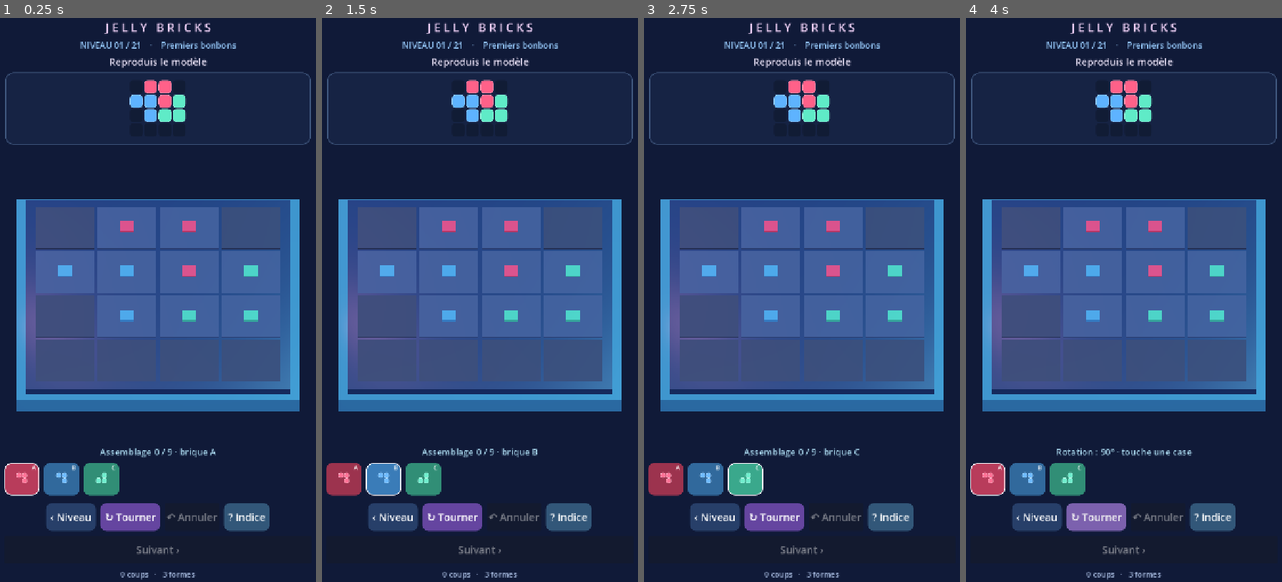
Above: before the commit, frames 1-4 (left to right).
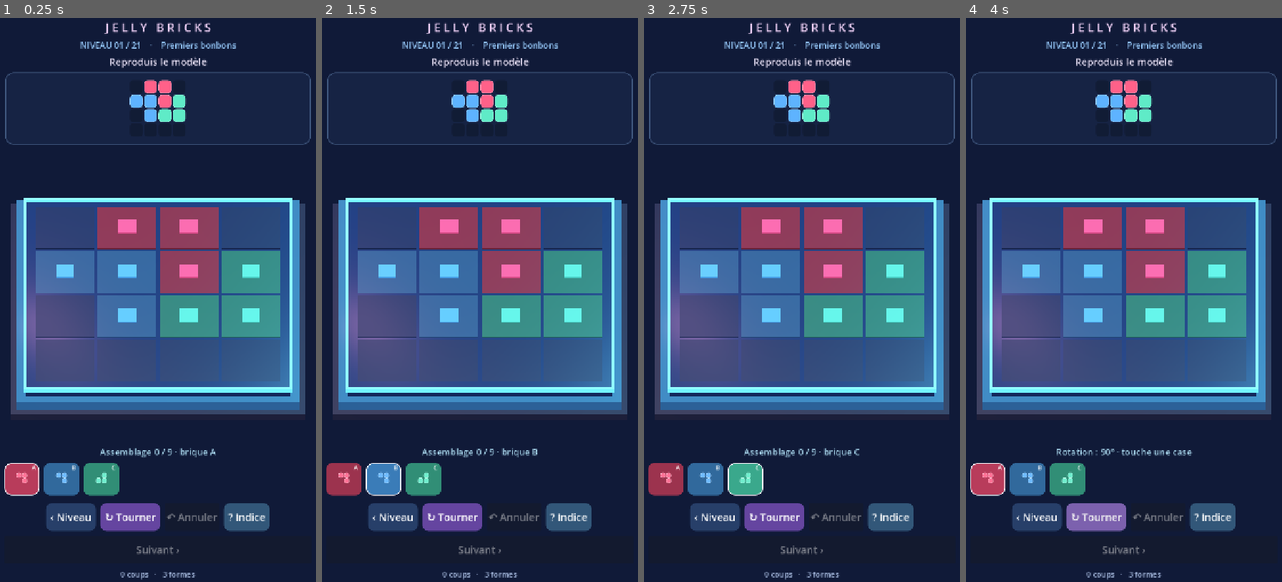
Above: after the commit, the same moments.

Repository: dbrckk/Jelly-bricks
Game: Godot game, scene res://scenes/main.tscn
Same seed, same stepped clock (60 frames per second), same inputs: the game is played once before the commit and once after it.
Inputs (mouse positions are in pixels of both pictures, inside the frame that each line leads up to):
- Up to frame 1 (0.25 s): no input
- Up to frame 2 (1.5 s): click (344, 480) at 0.52 s; click (385, 480) at 1.27 s
- Up to frame 3 (2.75 s): click (745, 480) at 2.02 s
- Up to frame 4 (4 s): click "‹ Niveau" at 2.75 s; click "↻ Tourner" at 3.5 s

The runs differ from the first frame. In frame 1, 14% of the frame differs, in the area x 3-97%, y 31-71%; in frame 2, 14%; in frame 3, 14%; in frame 4, 14%.

Commit message:
feat(native): layered luminous board, reusable GPU stage assets and truthful puzzle previews

Diff:
--- a/native-godot/scripts/game_root.gd
+++ b/native-godot/scripts/game_root.gd
@@ -47,6 +47,7 @@
 var touch_started_on_board: bool = false
 var mouse_started_on_board: bool = false
 var shape_mesh_cache: Dictionary = {}
+var stage_resource_cache: Dictionary = {}
 
 func _ready() -> void:
     _read_levels()
@@ -328,16 +329,27 @@
             box.mouse_filter = Control.MOUSE_FILTER_IGNORE
             model_grid.add_child(box)
 
-func _box_mesh(dimensions: Vector3, tint: Color, roughness: float = 0.55) -> MeshInstance3D:
+## Repeated floor tiles use shared GPU resources, not one material and
+## mesh allocation for every board square on every stage transition.
+func _box_mesh(dimensions: Vector3, tint: Color,
+        roughness: float = 0.55, glow: float = 0.0) -> MeshInstance3D:
     var item := MeshInstance3D.new()
-    var geometry := BoxMesh.new()
-    geometry.size = dimensions
-    item.mesh = geometry
-    var material := StandardMaterial3D.new()
-    material.albedo_color = tint
-    material.metallic = 0.15
-    material.roughness = roughness
-    item.material_override = material
+    var key := str(dimensions) + ":" + tint.to_html() + ":" + str(roughness) + ":" + str(glow)
+    if not stage_resource_cache.has(key):
+        var geometry := BoxMesh.new()
+        geometry.size = dimensions
+        var material := StandardMaterial3D.new()
+        material.albedo_color = tint
+        material.metallic = 0.15
+        material.roughness = roughness
+        if glow > 0.0:
+            material.emission_enabled = true
+            material.emission = tint
+            material.emission_energy_multiplier = glow
+        stage_resource_cache[key] = {"mesh": geometry, "material": material}
+    var cached: Dictionary = stage_resource_cache[key]
+    item.mesh = cached["mesh"]
+    item.material_override = cached["material"]
     return item
 
 func _build_stage() -> void:
@@ -346,28 +358,49 @@
     for child in ghost.get_children():
         ghost.remove_child(child)
         child.queue_free()
-    var rim := _box_mesh(Vector3(size + 0.55, 0.25, size + 0.55),
-        Color("#285878"), .17)
-    rim.position.y = -0.22
+    # Layered floating candy-board silhouette. All trim is static and shared,
+    # avoiding post-processing, extra shaders and real-time shadows on mobile.
+    var foot := _box_mesh(Vector3(size + .76, .14, size + .76),
+        Color("#080f26"), .72)
+    foot.position.y = -.38
+    board.add_child(foot)
+    var rim := _box_mesh(Vector3(size + .55, .22, size + .55),
+        Color("#295270"), .18)
+    rim.position.y = -.24
     board.add_child(rim)
-    var platform := _box_mesh(Vector3(size + .28, .25, size + .28),
-        Color("#112443"), .48)
-    platform.position.y = -0.12
+    var platform := _box_mesh(Vector3(size + .28, .21, size + .28),
+        Color("#112443"), .43)
+    platform.position.y = -.115
     board.add_child(platform)
+    # Thin four-sided soft glow separates the board from the dark scene.
+    var trim_color := Color("#51d6ee")
+    for side in [-1.0, 1.0]:
+        var long_rail := _box_mesh(Vector3(size + .34, .065, .054),
+            trim_color, .12, .60)
+        long_rail.position = Vector3(0, .002, side * (float(size) * .5 + .14))
+        board.add_child(long_rail)
+        var short_rail := _box_mesh(Vector3(.054, .065, size + .34),
+            trim_color, .12, .60)
+        short_rail.position = Vector3(side * (float(size) * .5 + .14), .002, 0)
+        board.add_child(short_rail)
+    # Each empty target has a saturated but deliberately dim candy tint,
+    # so the reference remains readable before and after placement.
     for r in range(size):
         for c in range(size):
-            var square := _box_mesh(Vector3(.935, .016, .935),
-                Color("#182b4b") if wanted.has(Vector2i(r,c)) else Color("#101e37"), .82)
+            var at := Vector2i(r, c)
+            var target_color := Color("#101e37")
+            if wanted.has(at):
+                target_color = Color(PALETTE[wanted[at]]).darkened(.68)
+            var square := _box_mesh(Vector3(.936, .016, .936),
+                target_color, .55)
             square.position = Vector3(c + .5 - size / 2.0,
                 .022, r + .5 - size / 2.0)
             board.add_child(square)
-    for r in range(size):
-        for c in range(size):
-            if wanted.has(Vector2i(r, c)):
-                var marker := _box_mesh(Vector3(.23, .028, .23),
-                    Color(PALETTE[wanted[Vector2i(r, c)]]).darkened(.42), .30)
+            if wanted.has(at):
+                var marker := _box_mesh(Vector3(.29, .029, .29),
+                    Color(PALETTE[wanted[at]]).darkened(.24), .27)
                 marker.position = Vector3(c + .5 - size / 2.0,
-                    .046, r + .5 - size / 2.0)
+                    .047, r + .5 - size / 2.0)
                 board.add_child(marker)
     _rebuild_placements()
     _draw_preview(Vector2i(-10, -10))
@@ -406,7 +439,7 @@
     material.set_shader_parameter("gel_opacity", 0.40 if preview else 0.94)
     if preview:
         material.set_shader_parameter("candy_tint",
-            Color("#76ffd4") if _can_place(id, placement, turns) else Color("#ff6a9a"))
+            _preview_tint(id, placement, turns))
         shape.position.y = .48
     mesh.material_override = material
     shape.add_child(mesh)
@@ -439,6 +472,23 @@
             return false
     return true
 
+## A geometric fit is not necessarily a match with the reference.
+## Keep wrong moves possible as a puzzle mechanic, but never mark them green.
+func _matches_model(id: String, pos: Vector2i, turns: int) -> bool:
+    if not _can_place(id, pos, turns):
+        return false
+    for cell in _rotate_cells(pieces[id], turns):
+        if wanted.get(pos + cell, "") != id:
+            return false
+    return true
+
+func _preview_tint(id: String, pos: Vector2i, turns: int) -> Color:
+    if not _can_place(id, pos, turns):
+        return Color("#ff537e") # invalid geometry: rose
+    if _matches_model(id, pos, turns):
+        return Color("#76ffd4") # fully correct: mint
+    return Color("#ffc46a") # possible but not matching: amber
+
 ## Release and preview must use exactly the same magnetic snap rules.
 func _snap_placement(id: String, position: Vector2i, turns: int) -> Vector2i:
     if not pieces.has(id):
@@ -479,6 +529,8 @@
     _select_next_available()
     _draw_tray()
     _refresh_text()
+    if not _matches_model(id, chosen, selected_turns):
+        status_label.text = "Forme placée · couleur incorrecte (ambre) : annule ou déplace"
     _check_win()
 
 func _rebuild_placements(new_id: String = "") -> void:
@@ -531,7 +583,7 @@
         actual.x - size / 2.0)
     var mat: ShaderMaterial = preview_node.get_child(0).material_override
     mat.set_shader_parameter("candy_tint",
-        Color("#76ffd4") if snapped.x >= 0 else Color("#ff6a9a"))
+        _preview_tint(selected_id, actual, selected_turns))
 
 func _draw_tray() -> void:
     for child in tray.get_children():
